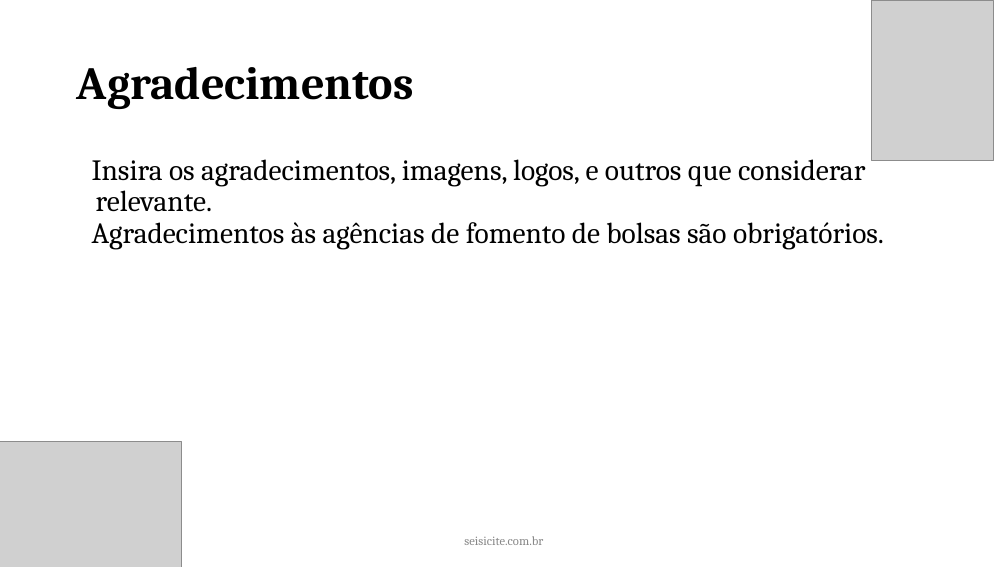
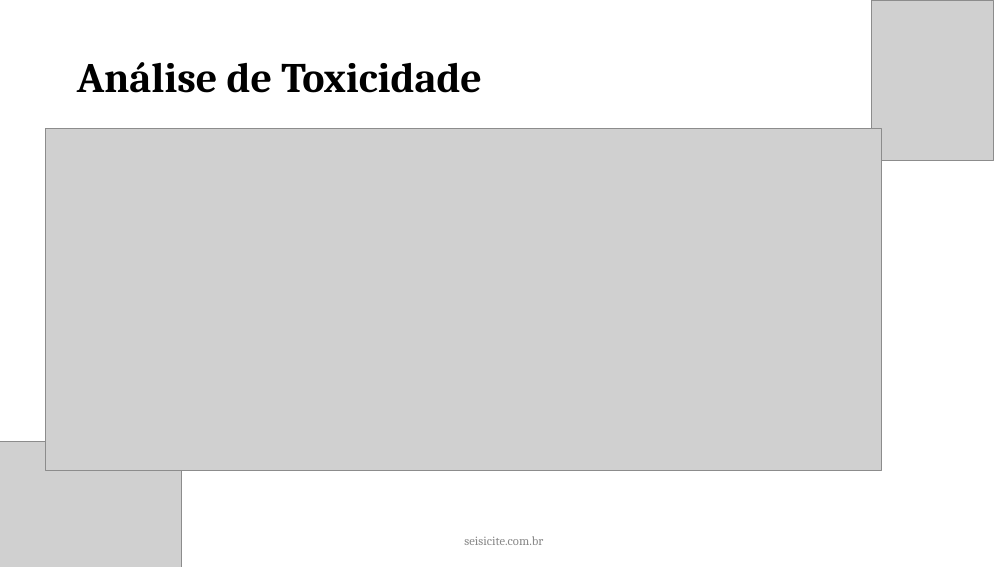
Before and after one commit to joojkun/sicite-2023-apresentacao, a slide deck: slide 7 of 2023 - Template Apresentação ✅.pptx (slide 4 before the commit). Drawn at 1008x567 pixels with LibreOffice and Linux fonts; fonts in the diff are those of the drawing; grey boxes stand for pictures. Boxes give left, top, right and bottom in pixels: in the first picture for what was removed or moved away, otherwise in the second. Text is boxed around its words. In the diff, an @@ line names an element or a change of style, - is before the commit and + after.

```diff
--- a/2023 - Template Apresentação ✅.pptx
+++ b/2023 - Template Apresentação ✅.pptx
@@ title removed at (77,67,414,109) @@
-Agradecimentos
@@ title added at (77,62,482,93), 40 pt, text #000000, bold @@
+Análise de Toxicidade
@@ picture added at (45,129,882,470) @@
@@ text removed at (92,159,884,250) @@
-Insira os agradecimentos, imagens, logos, e outros que considerar relevante.
-Agradecimentos às agências de fomento de bolsas são obrigatórios.
```
Also in this commit, not shown: 2 other slides changed, 8 slides added, 1 slide removed.
